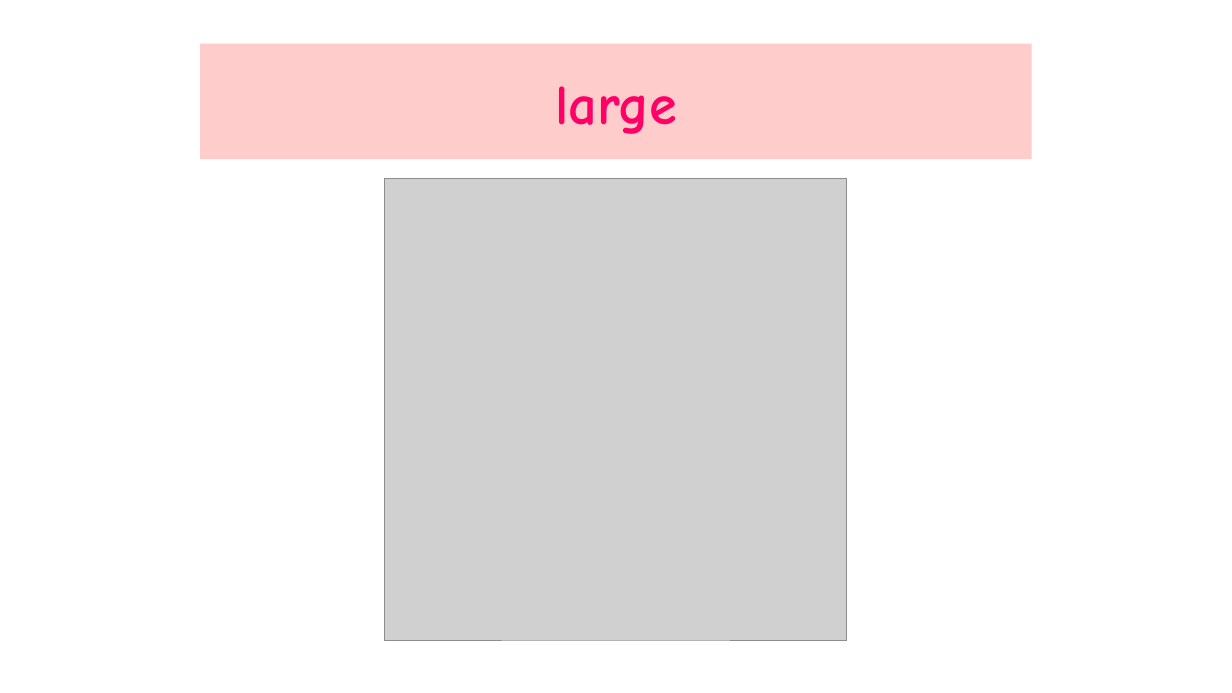
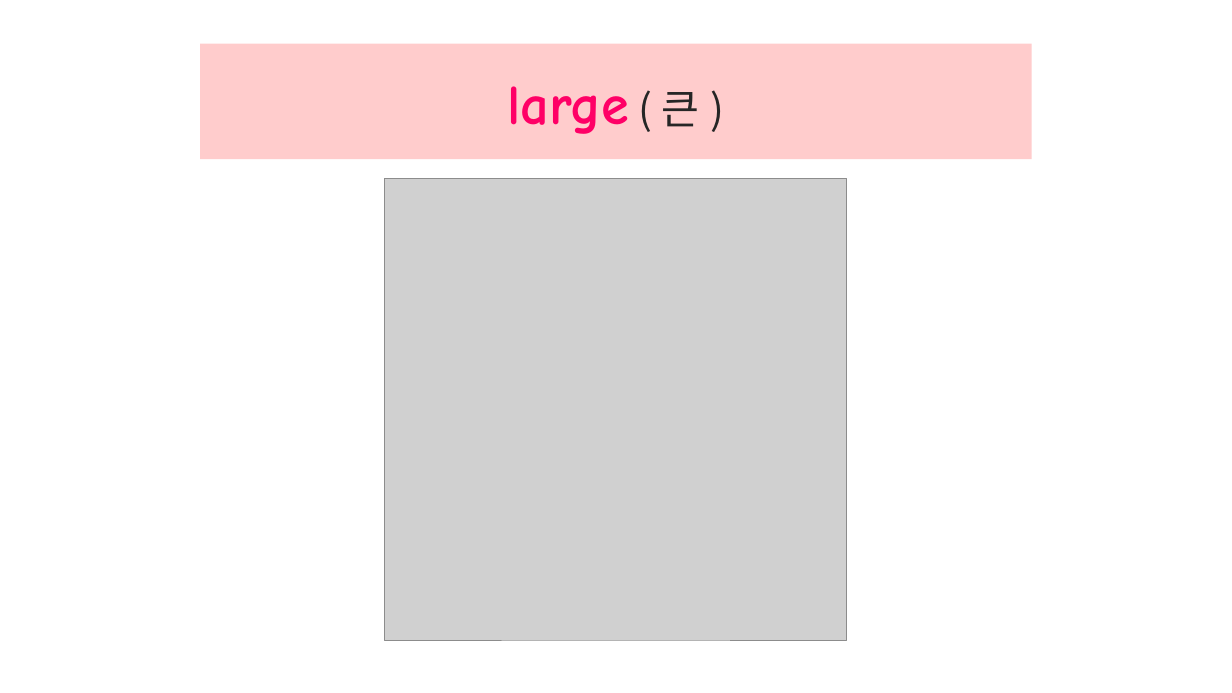
Before and after one commit to jangengineering/To-do-list, a slide deck: slide 11 of ppt/Lesson10-1_New_Words.pptx. Drawn at 1232x693 pixels with LibreOffice and Linux fonts; fonts in the diff are those of the drawing; grey boxes stand for pictures. Boxes give left, top, right and bottom in pixels: in the first picture for what was removed or moved away, otherwise in the second. Text is boxed around its words. In the diff, an @@ line names an element or a change of style, - is before the commit and + after.

```diff
--- a/ppt/Lesson10-1_New_Words.pptx
+++ b/ppt/Lesson10-1_New_Words.pptx
@@ title at [507,86,699,134]: text changed @@
-large
+large ( 큰 )
```
Also in this commit, not shown: 17 other slides changed, 4 slides added, 3 slides removed.
